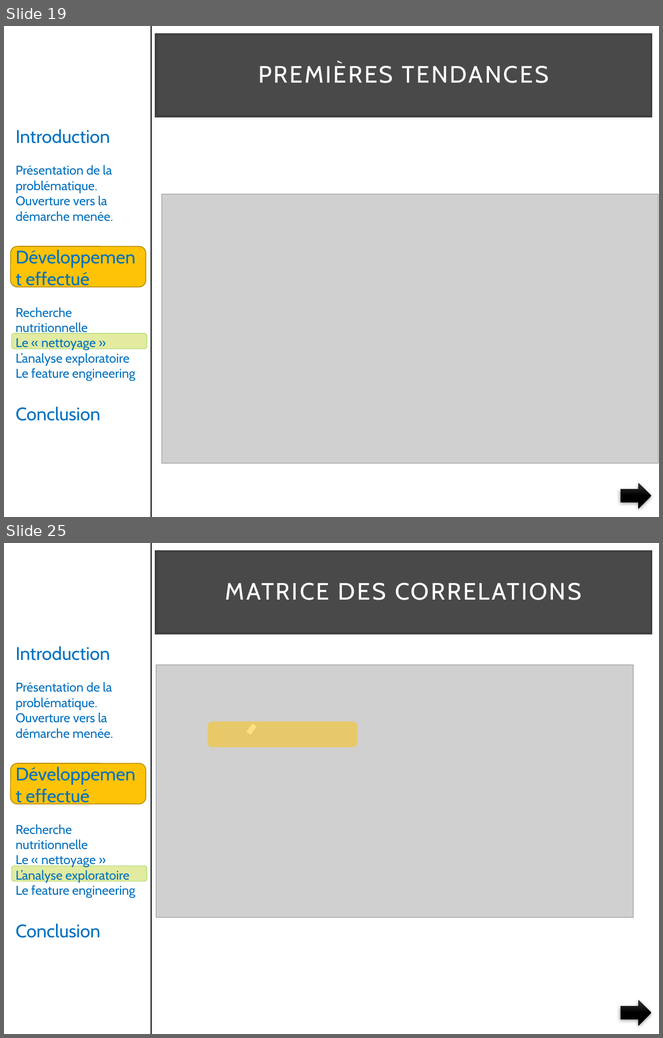
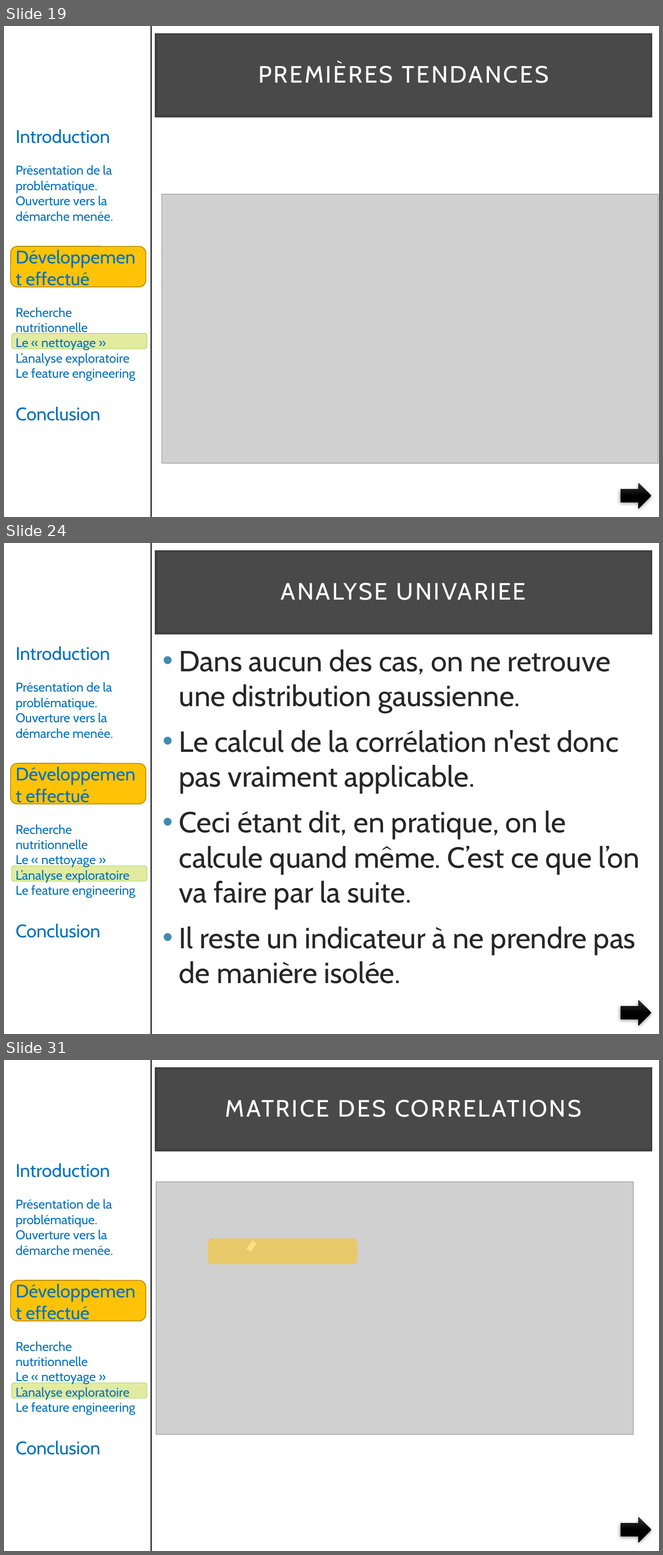
Before and after one commit to pfroide/python, a slide deck: Projet_2/presentation_v4.pptx. Shown one above the other, each under a label of ours: slides 19 and 25 before the commit, slides 19, 24 and 31 after it; the slides between them are not shown. The pictures are 663x1038 and 663x1555 pixels, drawn with LibreOffice and Linux fonts; fonts in the diff are those of the drawing; grey boxes stand for pictures. Boxes give left, top, right and bottom in pixels: in the first picture for what was removed or moved away, otherwise in the second. Text is boxed around its words. In the diff, an @@ line names an element or a change of style, - is before the commit and + after.

```diff
--- a/Projet_2/presentation_v4.pptx
+++ b/Projet_2/presentation_v4.pptx
@@ slide 24 added at bbox=[4, 543, 659, 1034], background #FFFFFF; not listed: 4 template elements that a slide beside it also shows @@
@@ title added at bbox=[156, 551, 651, 633], fill #0D0D0D at 75% opacity, outline #404040 2.5 pt, 26 pt, text #FFFFFF @@
+ANALYSE UNIVARIEE
@@ text added at bbox=[179, 650, 639, 984], 32 pt, text #262626 @@
+• Dans aucun des cas, on ne retrouve une distribution gaussienne.
+• Le calcul de la corrélation n'est donc pas vraiment applicable.
+• Ceci étant dit, en pratique, on le calcule quand même. C’est ce que l’on va faire par la suite.
+• Il reste un indicateur à ne prendre pas de manière isolée.
@@ right arrow added at bbox=[621, 1000, 651, 1026], fill gradient #393939 to #000000 @@
@@ what was slide 25 is now slide 31 @@
```
Also in this commit, not shown: 5 slides changed, 8 other slides added, 3 slides removed.
